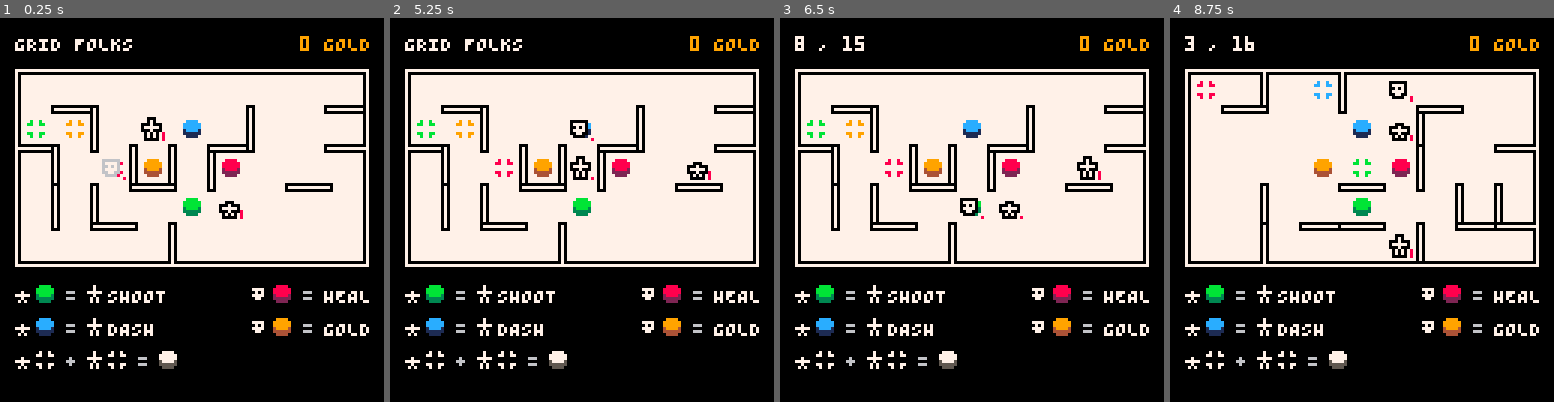
Above: before the commit, frames 1-4 (left to right).
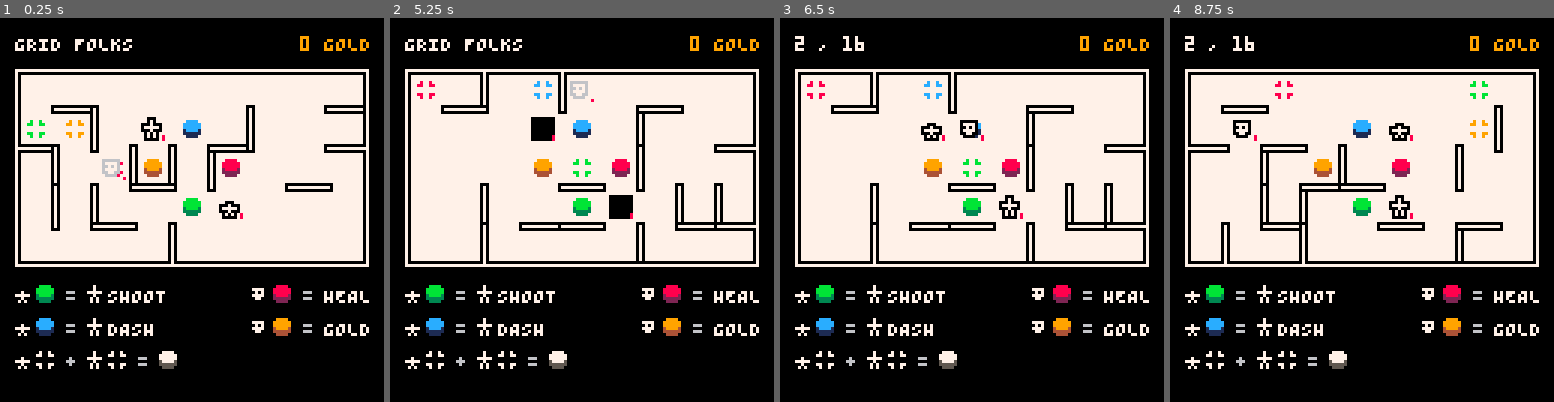
Above: after the commit, the same moments.

Repository: taylordolan/grid-folks
Game: PICO-8 cartridge grid_folks.p8
Two runs of this game, one before a commit and one after it. Both use one fixed random seed, a clock stepped at 60 frames per second and the inputs below.
Inputs:
- Up to frame 1 (0.25 s): no input
- Up to frame 2 (5.25 s): tap X (X key) at 0.33, 1.07, 1.85, 2.97, 4.08, 5.2 s; tap O (Z key) at 0.7, 1.7, 2.1, 2.5, 2.9, 3.3, 3.7, 4.1, 4.5, 4.9 s; hold Right 1.6-2.1 s; hold Up 2.15-2.42 s; hold Right 2.47-3.03 s; hold Left 3.08-3.58 s; hold Down 3.63-3.97 s; hold Right 4.02-4.68 s; hold Up 4.73-5.03 s; hold Left from 5.08 s (still down)
- Up to frame 3 (6.5 s): tap O (Z key) at 5.3, 5.7, 6.1 s; release Left at 5.68 s; hold Down 5.73-6.03 s; hold Right from 6.08 s (still down); tap X (X key) at 6.32 s
- Up to frame 4 (8.75 s): tap O (Z key) every 0.4 s from 6.5 to 8.5 s; release Right at 6.58 s; hold Right 6.63-7.13 s; hold Up 7.18-7.45 s; tap X (X key) at 7.43, 8.55 s; hold Right 7.5-8.07 s; hold Left 8.12-8.62 s; hold Down from 8.67 s (still down)

The runs differ from the first frame. In frame 1, less than 0.1% of the frame differs, in the area x 42-64%, y 29-51%; in frame 2, 5.9%, in the area x 4-96%, y 14-65%; in frame 3, 5.4%; in frame 4, 5.1%.

Commit message:
start working on basic movement animations

Diff:
--- a/grid_folks.p8
+++ b/grid_folks.p8
@@ -18,6 +18,7 @@
 -- [x] write a function that prints an overview of the spawn rate throughout the game
 -- [x] add a debug mode where spawn rate and turn count show while playing
 -- [x] add some variation in when exactly enemies appear
+-- [ ] add basic animations
 -- [ ] rewrite _draw() to avoid weird overlaps
 -- [ ] when multiple enemies are present, they should act in random order
 -- [ ] randomly distribute starting abilities
@@ -685,8 +686,8 @@
 		type = "hero",
     base_sprite = sprites.hero,
     sprite = null,
-    max_health = 3,
-    health = 3,
+    max_health = 2,
+    health = 2,
 
     -- buttons
     dash = false,
--- /dev/null
+++ b/movement.p8
@@ -0,0 +1,64 @@
+pico-8 cartridge // http://www.pico-8.com
+version 16
+__lua__
+p = {}
+
+-- screen position
+p.sx = 24
+p.sy = 24
+-- dest position
+p.dx = 24
+p.dy = 24
+-- other stuff
+p.sprite = 1
+p.step_dist = 64
+
+frames = 5
+
+function move()
+  if p.sx ~= p.dx or p.sy ~= p.dy then
+    local frame_dist = p.step_dist / frames
+    if p.dx > p.sx then
+      p.sx = p.sx + frame_dist
+    end
+    if p.dy > p.sy then
+      p.sy = p.sy + frame_dist
+    end
+    if p.dx < p.sx then
+      p.sx = p.sx - frame_dist
+    end
+    if p.dy < p.sy then
+      p.sy = p.sy - frame_dist
+    end
+  end
+end
+
+function _update()
+  if btnp(0) then
+    p.dx -= p.step_dist
+  end
+  if btnp(1) then
+    p.dx += p.step_dist
+  end
+  if btnp(2) then
+    p.dy -= p.step_dist
+  end
+  if btnp(3) then
+    p.dy += p.step_dist
+  end
+  move()
+end
+
+function _draw()
+  cls()
+  spr(p.sprite, p.sx, p.sy)
+end
+
+
+__gfx__
+00000000000000000000000000000000000000000000000000000000000000000000000000000000000000000000000000000000000000000000000000000000
+00000000000000000000000000000000000000000000000000000000000000000000000000000000000000000000000000000000000000000000000000000000
+00000000000770000000000000000000000000000000000000000000000000000000000000000000000000000000000000000000000000000000000000000000
+00000000007007000000000000000000000000000000000000000000000000000000000000000000000000000000000000000000000000000000000000000000
+00000000007007000000000000000000000000000000000000000000000000000000000000000000000000000000000000000000000000000000000000000000
+00000000000770000000000000000000000000000000000000000000000000000000000000000000000000000000000000000000000000000000000000000000
